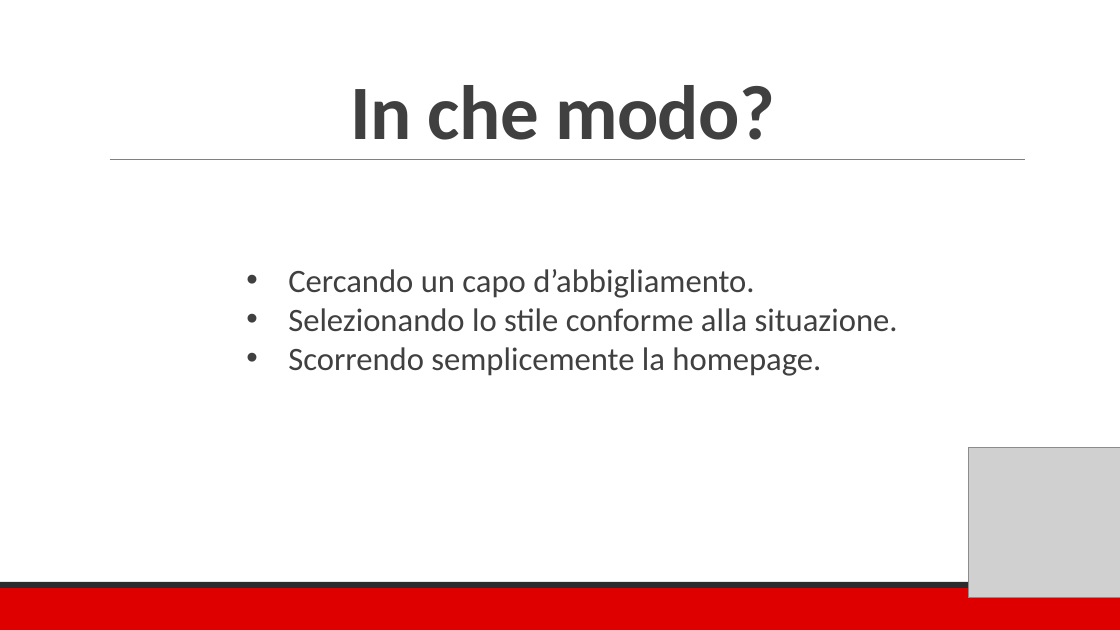
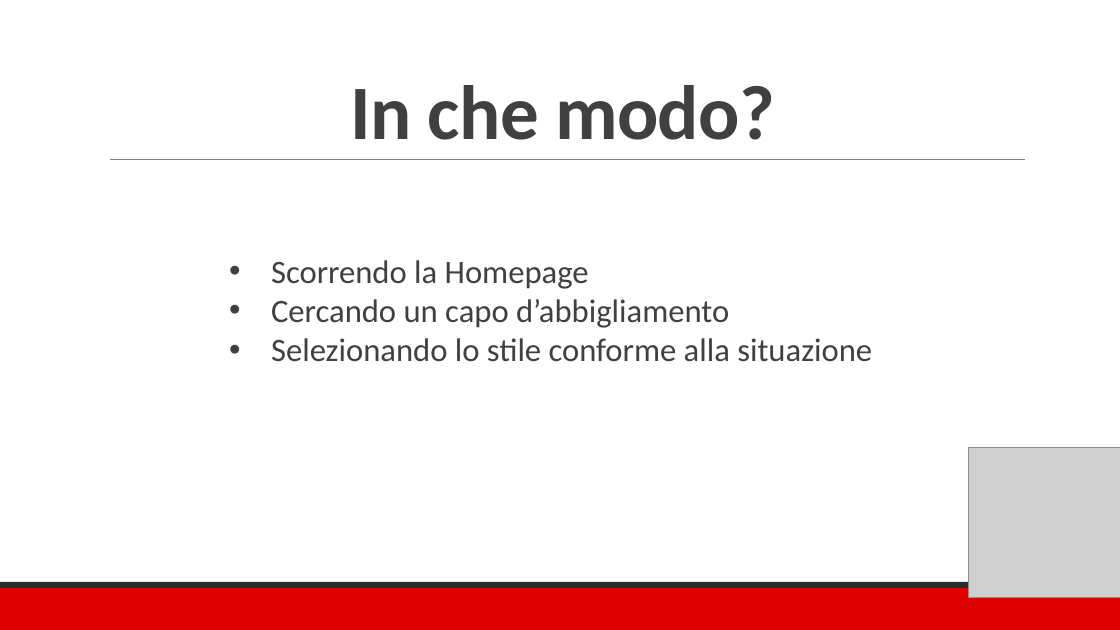
Before and after one commit to ddauny/hypebest, a slide deck: slide 3 of hypebest/presentazioneLast.pptx. Drawn at 1120x630 pixels with LibreOffice and Linux fonts; fonts in the diff are those of the drawing; grey boxes stand for pictures. Boxes give left, top, right and bottom in pixels: in the first picture for what was removed or moved away, otherwise in the second. Text is boxed around its words. In the diff, an @@ line names an element or a change of style, - is before the commit and + after.

```diff
--- a/hypebest/presentazioneLast.pptx
+++ b/hypebest/presentazioneLast.pptx
@@ text at [271,260,872,362]: text changed @@
-• Cercando un capo d’abbigliamento.
-• Selezionando lo stile conforme alla situazione.
-• Scorrendo semplicemente la homepage.
+• Scorrendo la Homepage
+• Cercando un capo d’abbigliamento
+• Selezionando lo stile conforme alla situazione
```
Also in this commit, not shown: 7 other slides changed, 1 slide added.
